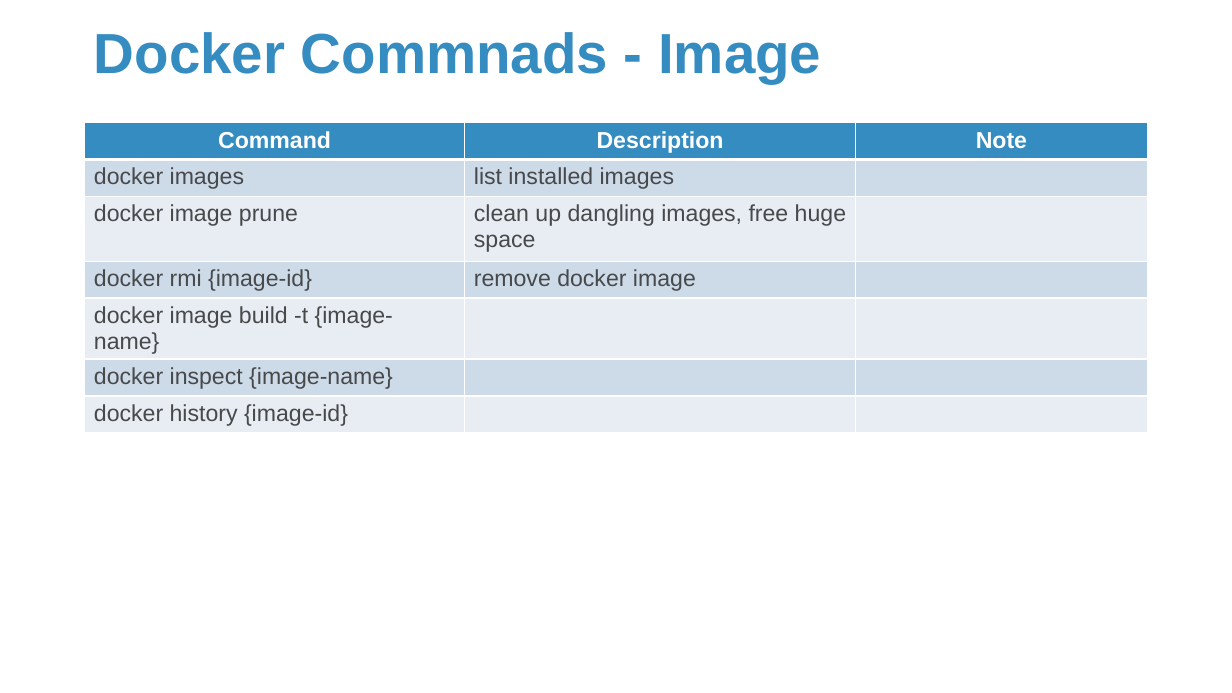
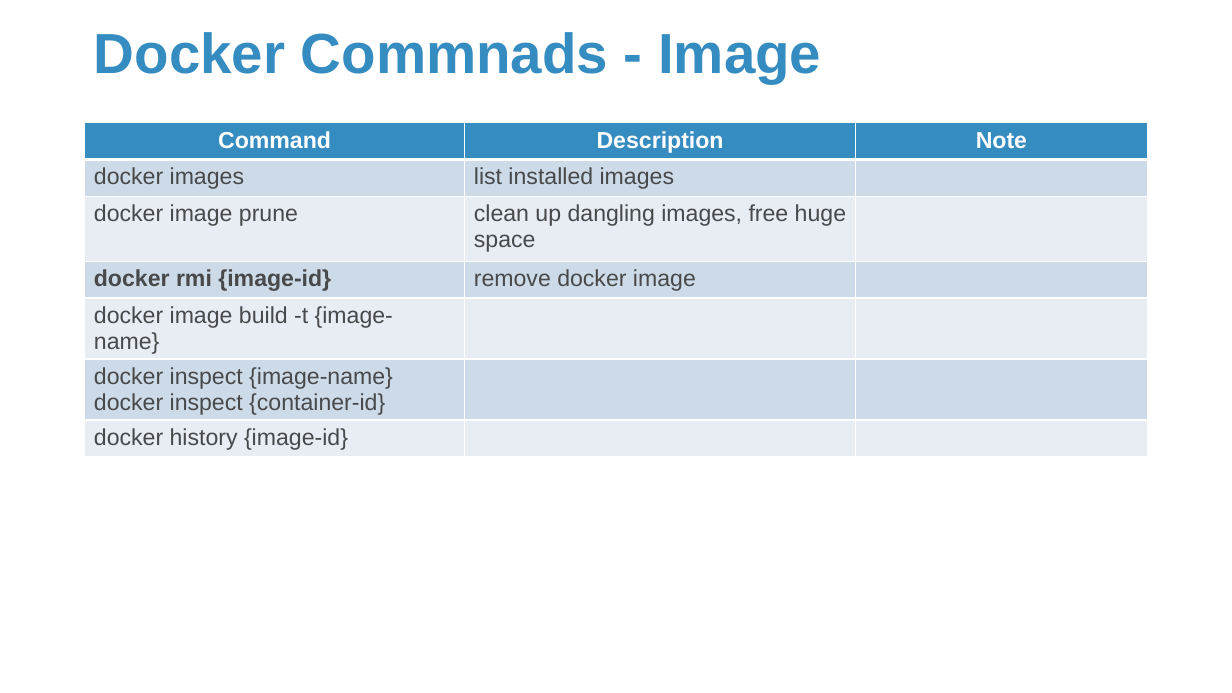
Before and after one commit to Sparks-Lu/TechNotes, a slide deck: slide 15 of Misc/Docker-Notes.pptx (slide 14 before the commit). Drawn at 1232x693 pixels with LibreOffice and Linux fonts; fonts in the diff are those of the drawing; background and template pictures are left out. Boxes give left, top, right and bottom in pixels: in the first picture for what was removed or moved away, otherwise in the second. Text is boxed around its words. In the diff, an @@ line names an element or a change of style, - is before the commit and + after.

```diff
--- a/Misc/Docker-Notes.pptx
+++ b/Misc/Docker-Notes.pptx
@@ table at (x1=85, y1=123, x2=1148, y2=454) @@
-row 6, column 1: docker inspect {image-name}
+row 6, column 1: docker inspect {image-name} / docker inspect {container-id}
@@ bold on in "docker rmi {image-id}" @@
```
Also in this commit, not shown: 11 other slides changed, 7 slides added, 8 other files.
